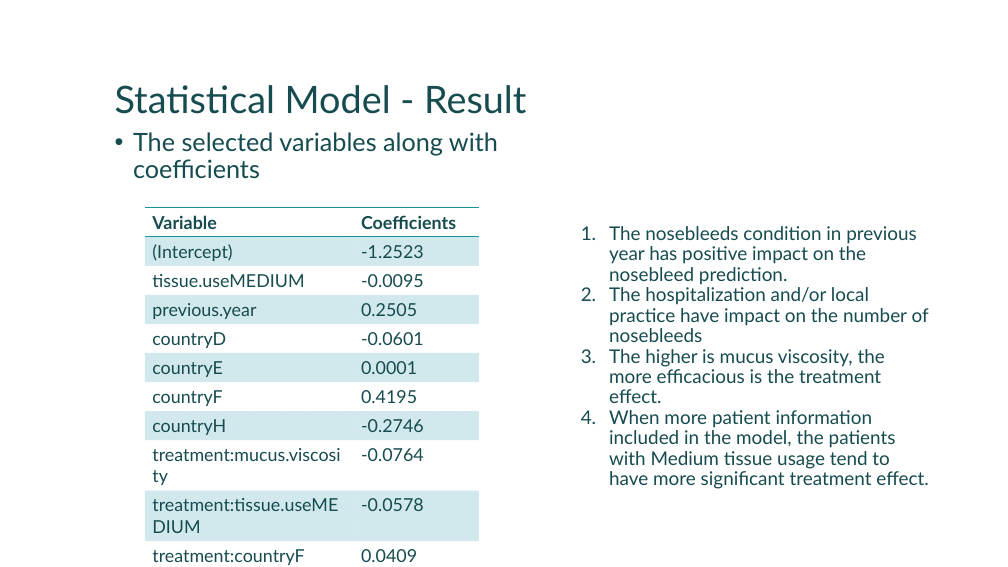
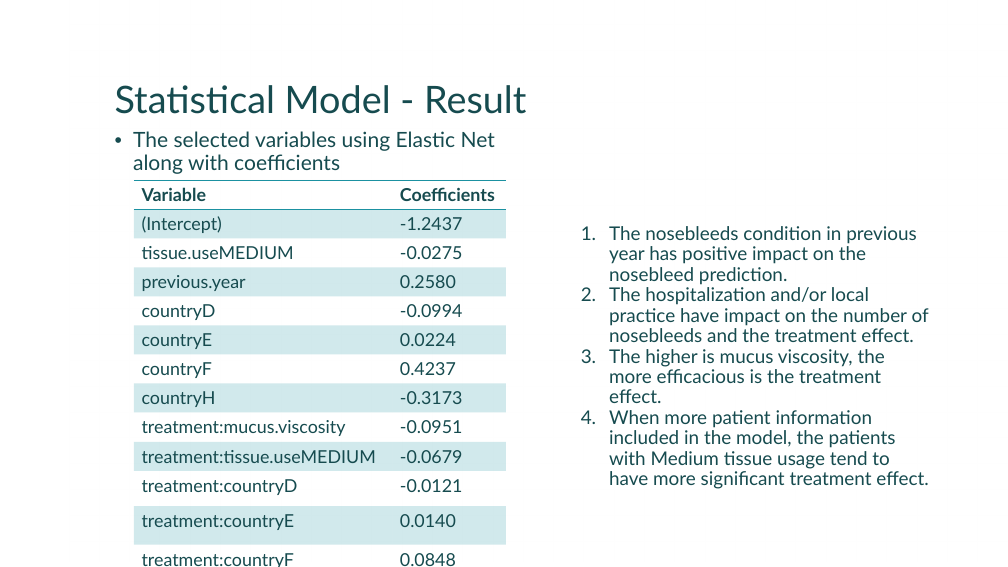
Before and after one commit to liuxia74/AZ, a slide deck: slide 13 of AstraZeneca_Presentation.pptx. Drawn at 1008x567 pixels with LibreOffice and Linux fonts; fonts in the diff are those of the drawing; background and template pictures are left out. Boxes give left, top, right and bottom in pixels: in the first picture for what was removed or moved away, otherwise in the second. Text is boxed around its words. In the diff, an @@ line names an element or a change of style, - is before the commit and + after.

```diff
--- a/AstraZeneca_Presentation.pptx
+++ b/AstraZeneca_Presentation.pptx
@@ text at <box>133,131,495,174</box>: text changed; size 24 to 20 pt @@
-• The selected variables along with coefficients
+• The selected variables using Elastic Net along with coefficients
@@ table at <box>134,180,506,567</box> @@
-row 2: (Intercept) | -1.2523
-row 3: tissue.useMEDIUM | -0.0095
-row 4: previous.year | 0.2505
-row 5: countryD | -0.0601
-row 6: countryE | 0.0001
-row 7: countryF | 0.4195
-row 8: countryH | -0.2746
-row 9: treatment:mucus.viscosity | -0.0764
-row 10: treatment:tissue.useMEDIUM | -0.0578
-row 11: treatment:countryF | 0.0409
+row 2: (Intercept) | -1.2437
+row 3: tissue.useMEDIUM | -0.0275
+row 4: previous.year | 0.2580
+row 5: countryD | -0.0994
+row 6: countryE | 0.0224
+row 7: countryF | 0.4237
+row 8: countryH | -0.3173
+row 9: treatment:mucus.viscosity | -0.0951
+row 10: treatment:tissue.useMEDIUM | -0.0679
+row 11: treatment:countryD | -0.0121
+row 12: treatment:countryE | 0.0140
+row 13: treatment:countryF | 0.0848
@@ table: place and size @@
-table at <box>144,208,479,567</box>
+table at <box>134,180,506,567</box>
@@ text at <box>609,287,929,342</box>: text changed @@
-2. The hospitalization and/or local practice have impact on the number of nosebleeds
+2. The hospitalization and/or local practice have impact on the number of nosebleeds and the treatment effect.
```
Also in this commit, not shown: 1 other slide changed, 4 other files.
